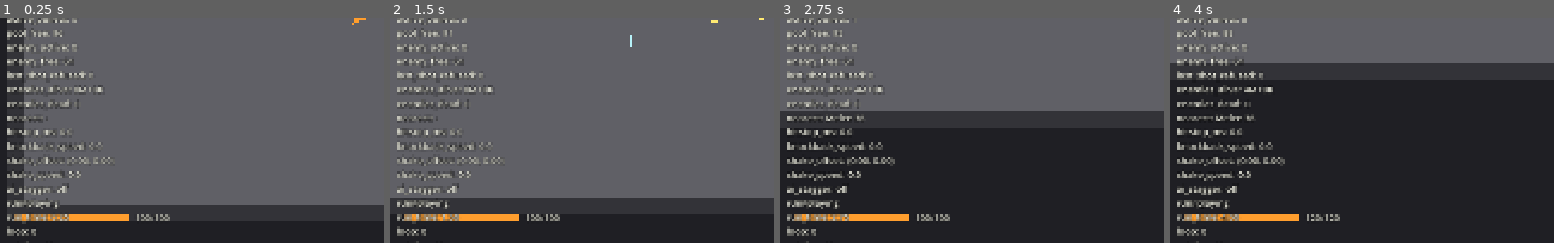
Above: before the commit, frames 1-4 (left to right).
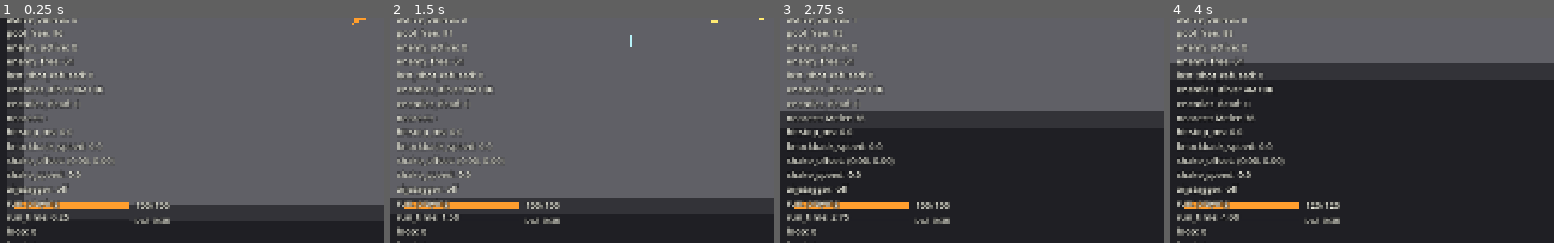
Above: after the commit, the same moments.

Repository: ZhiH2333/WPG
Game: Godot game, scene res://sandbox/combat_sandbox.tscn
The game is run twice, just before and just after one commit, with the same random seed, the same clock (stepped at 60 frames per second) and the same inputs.
Inputs (mouse positions are % of the whole screen's width and height, from its top left):
- Up to frame 1 (0.25 s): no input
- Up to frame 2 (1.5 s): tap Enter at 0.5 s; move the mouse to (75, 45) at 0.52 s; press the mouse at (75, 45) at 0.53 s; hold D (move_right) 0.53-1.28 s; move the mouse to (31, 55) at 1.27 s; release the mouse at (31, 55) at 1.28 s; hold S (move_down) from 1.28 s (still down); click (31, 55) at 1.35 s
- Up to frame 3 (2.75 s): move the mouse to (62, 28) at 2.02 s; release S (move_down) at 2.03 s; hold D (move_right) from 2.03 s (still down); hold 1 (weapon_pistol) from 2.03 s (still down); click (62, 28) at 2.3 s
- Up to frame 4 (4 s): move the mouse to (47, 70) at 2.77 s; release D (move_right) at 2.78 s; release 1 (weapon_pistol) at 2.78 s; hold U (debug_grant_upgrade) 2.78-3.53 s; tap 3 (weapon_rifle) at 2.85 s; click (47, 70) at 3.05 s; move the mouse to (83, 65) at 3.52 s; hold A (move_left) from 3.53 s (still down); hold 2 (weapon_shotgun) from 3.53 s (still down); click (83, 65) at 3.8 s
The pictures show only the part of the screen within x 0-50%, y 50-100%; the shares and areas given below are measured in that part.

The runs differ from the first frame. In frame 1, 2.2% of the frame differs, in the area x 1-45%, y 75-100%; in frame 2, 2.2%; in frame 3, 2.3%; in frame 4, 2.3%.

Commit message:
:sparkles: add xp system

Diff:
--- a/arena/run_session.gd
+++ b/arena/run_session.gd
@@ -1,8 +1,11 @@
 extends Node
 class_name RunSession
 
-## 本局状态：只观察玩家是否死亡。禁止镜像 HP，禁止暂停场景树。P8 后仍 playing，由沙盒再开一轮。
+## 本局状态：只观察玩家是否死亡。禁止镜像 HP，禁止暂停场景树。P8 后仍 playing，由沙盒再开一轮。XP 只活在本节点。
 enum Outcome { PLAYING, DEAD, CLEARED }
+
+const XP_BASE: int = 30
+const XP_PER_LEVEL: int = 15
 
 var _player: Player
 var _encounter: EncounterPhrases
@@ -12,6 +15,9 @@
 var _owned_ids: PackedStringArray = PackedStringArray()
 var _rng: RandomNumberGenerator = RandomNumberGenerator.new()
 var _loop_index: int = 0
+var _level: int = 1
+var _xp: int = 0
+var _pending_level: int = 0
 
 func bind_player(player: Player) -> void:
 	_player = player
@@ -57,11 +63,46 @@
 func get_loop_index() -> int:
 	return _loop_index
 
+func add_xp(amount: int) -> void:
+	if amount <= 0:
+		return
+	_xp += amount
+	var need: int = get_xp_to_next()
+	while _xp >= need:
+		_xp -= need
+		_level += 1
+		_pending_level += 1
+		need = get_xp_to_next()
+
+func get_level() -> int:
+	return _level
+
+func get_xp() -> int:
+	return _xp
+
+func get_xp_to_next() -> int:
+	return XP_BASE + (_level - 1) * XP_PER_LEVEL
+
+func get_pending_level_count() -> int:
+	return _pending_level
+
+func has_pending_level() -> bool:
+	return _pending_level > 0
+
+func consume_pending_level() -> bool:
+	if _pending_level <= 0:
+		return false
+	_pending_level -= 1
+	return true
+
 func restart() -> void:
 	_outcome = Outcome.PLAYING
 	_elapsed_sec = 0.0
 	_owned_ids.clear()
 	_loop_index = 0
+	_level = 1
+	_xp = 0
+	_pending_level = 0
 	_rng.randomize()
 
 func tick(delta: float) -> void:
@@ -70,6 +111,7 @@
 	_elapsed_sec += delta
 	if _player != null and _player.is_defeated():
 		_outcome = Outcome.DEAD
+		_pending_level = 0
 
 func get_outcome() -> Outcome:
 	return _outcome
--- a/debug/debug_overlay.gd
+++ b/debug/debug_overlay.gd
@@ -86,7 +86,7 @@
 	var fps: int = Engine.get_frames_per_second()
 	var velocity: Vector2 = _read_velocity()
 	var weapon: Weapon = _read_weapon()
-	return "weapon: %s\nmove_vector: %s\naim_vector: %s\nfire_h …(414 unchanged characters)…  %s\nrun: %s\nrun_time: %.2f\nloop: %d\ncatalog: %d\nupgrades: %d\ngrant: U\nlas …(144 unchanged characters)…
+	return "weapon: %s\nmove_vector: %s\naim_vector: %s\nfire_h …(414 unchanged characters)…  %s\nrun: %s\nrun_time: %.2f\nloop: %d\nlevel: %d\nxp: %d/%d\npending_lv: %d\ncatalog: %d\nupgrades: %d\ngrant: U\nlas …(144 unchanged characters)…
 		_read_weapon_name(weapon),
 		_format_vector(_player_input.move_vector),
 		_format_vector(_player_input.aim_vector),
@@ -118,6 +118,10 @@
 		_read_run_label(),
 		_read_run_time(),
 		_read_loop_index(),
+		_read_level(),
+		_read_xp(),
+		_read_xp_to_next(),
+		_read_pending_level(),
 		_read_catalog_count(),
 		_read_owned_upgrades(),
 		_last_grant_id,
@@ -220,6 +224,26 @@
 	if _run_session == null:
 		return 0
 	return _run_session.get_loop_index()
+
+func _read_level() -> int:
+	if _run_session == null:
+		return 1
+	return _run_session.get_level()
+
+func _read_xp() -> int:
+	if _run_session == null:
+		return 0
+	return _run_session.get_xp()
+
+func _read_xp_to_next() -> int:
+	if _run_session == null:
+		return 30
+	return _run_session.get_xp_to_next()
+
+func _read_pending_level() -> int:
+	if _run_session == null:
+		return 0
+	return _run_session.get_pending_level_count()
 
 func _read_catalog_count() -> int:
 	if _run_session == null:
--- a/enemies/enemy_base.gd
+++ b/enemies/enemy_base.gd
@@ -3,6 +3,7 @@
 
 ## 廉价 seek 移动 + 受击链（闪白 / 击退 / squash / 局部 hitstop / 死亡塌缩）。
 ## 禁止 NavigationAgent、每帧 group 扫描、queue_redraw、Engine.time_scale。
+signal defeated
 const DAMAGE_NUMBER_SCENE: PackedScene = preload("res://combat/damage_number.tscn")
 const FLASH_DURATION_SEC: float = 0.1
 const DEAD_COLOR: Color = Color(0.42, 0.42, 0.44, 1)
@@ -83,6 +84,9 @@
 
 func get_kind_name() -> String:
 	return "Enemy"
+
+func get_xp_reward() -> int:
+	return 0
 
 func hold_in_reserve() -> void:
 	_in_reserve = true
@@ -249,6 +253,7 @@
 	_visual.modulate = Color.WHITE
 	_hit_reaction.begin_death(true)
 	_on_defeated()
+	defeated.emit()
 
 func _on_defeated() -> void:
 	pass
--- a/enemies/melee_enemy.gd
+++ b/enemies/melee_enemy.gd
@@ -15,6 +15,9 @@
 
 func get_kind_name() -> String:
 	return "Melee"
+
+func get_xp_reward() -> int:
+	return 10
 
 func _bind_contact_area() -> void:
 	_contact_area.collision_layer = GameCollisionLayers.MASK_NONE
--- a/enemies/ranged_enemy.gd
+++ b/enemies/ranged_enemy.gd
@@ -27,6 +27,9 @@
 
 func get_kind_name() -> String:
 	return "Ranged"
+
+func get_xp_reward() -> int:
+	return 12
 
 func _process(delta: float) -> void:
 	super._process(delta)
--- a/sandbox/combat_sandbox.gd
+++ b/sandbox/combat_sandbox.gd
@@ -14,6 +14,7 @@
 ## 只有鼠标在窗口内且窗口有焦点时才藏系统光标，避免出窗后桌面丢指针。
 var _mouse_inside_window: bool = true
 var _enemies: Array[EnemyBase] = []
+var _offer_is_phrase: bool = false
 
 @onready var _walls: Node2D = $Walls
 @onready var _player: Player = $Player
@@ -40,13 +41,15 @@
 	Input.mouse_mode = Input.MOUSE_MODE_VISIBLE
 
 func _process(delta: float) -> void:
-	if _run_session.is_playing() and not _upgrade_offer.is_open() and not _encounter.is_awaiting_offer():
+	if _run_session.is_playing() and not _upgrade_offer.is_open() and not _encounter.is_awaiting_offer() and not _run_session.has_pending_level():
 		_encounter.tick(delta)
 	if _run_session.is_playing() and _encounter.is_awaiting_offer() and not _upgrade_offer.is_open():
 		_open_offer_if_needed()
+	elif _run_session.is_playing() and _run_session.has_pending_level() and not _upgrade_offer.is_open() and not _encounter.is_awaiting_offer() and not _player.is_defeated():
+		_open_level_offer_if_needed()
 	if _upgrade_offer.is_open() and _player.is_defeated():
 		_abort_offer()
-	if _run_session.is_playing() and not _player.is_defeated() and _encounter.is_done():
+	if _run_session.is_playing() and not _player.is_defeated() and _encounter.is_done() and not _upgrade_offer.is_open() and not _run_session.has_pending_level():
 		_loop_phrases()
 	_run_session.tick(delta)
 
@@ -83,6 +86,7 @@
 	_hud.bind_player(_player)
 	_hud.bind_weapon_host(_player.get_weapon_host())
 	_hud.bind_encounter(_encounter)
+	_hud.bind_run_session(_run_session)
 	_run_session.bind_player(_player)
 	_run_session.bind_encounter(_encounter)
 	_run_session.bind_catalog(UPGRADE_CATALOG)
@@ -111,9 +115,19 @@
 		enemy.bind_player(_player)
 		enemy.bind_sfx_pool(_sfx_pool)
 		enemy.bind_player_camera(_player_camera)
+		if not enemy.defeated.is_connected(_on_enemy_defeated):
+			enemy.defeated.connect(_on_enemy_defeated.bind(enemy))
 		var ranged: RangedEnemy = enemy as RangedEnemy
 		if ranged != null:
 			ranged.bind_projectile_pool(_enemy_projectiles)
+
+func _on_enemy_defeated(enemy: EnemyBase) -> void:
+	if not _run_session.is_playing() or _player.is_defeated():
+		return
+	var reward: int = enemy.get_xp_reward()
+	if reward <= 0:
+		return
+	_run_session.add_xp(reward)
 
 func _assert_upgrade_catalog() -> void:
 	if UPGRADE_CATALOG.get_count() != 10:
@@ -158,6 +172,7 @@
 func _open_offer_if_needed() -> void:
 	if not _run_session.is_playing() or _player.is_defeated():
 		return
+	_offer_is_phrase = true
 	var defs: Array[UpgradeDef] = _run_session.draft_offer(3)
 	if defs.is_empty():
 		_encounter.acknowledge_offer()
@@ -165,6 +180,17 @@
 	_upgrade_offer.present(defs)
 	_set_offer_input_lock(true)
 
+func _open_level_offer_if_needed() -> void:
+	if not _run_session.is_playing() or _player.is_defeated():
+		return
+	_offer_is_phrase = false
+	var defs: Array[UpgradeDef] = _run_session.draft_offer(3)
+	if defs.is_empty():
+		_run_session.consume_pending_level()
+		return
+	_upgrade_offer.present(defs)
+	_set_offer_input_lock(true)
+
 func _on_upgrade_picked(upgrade_id: StringName) -> void:
 	if not _upgrade_offer.is_open():
 		return
@@ -175,11 +201,17 @@
 		return
 	_upgrade_applier.apply_owned()
 	_debug_overlay.set_last_grant_id(String(upgrade_id))
+	var was_phrase: bool = _offer_is_phrase
 	_close_offer()
-	_encounter.acknowledge_offer()
+	if was_phrase:
+		_encounter.acknowledge_offer()
+		return
+	_run_session.consume_pending_level()
 
 func _abort_offer() -> void:
 	_close_offer()
+	while _run_session.consume_pending_level():
+		pass
 
 func _close_offer() -> void:
 	_upgrade_offer.close()
--- a/ui/game_theme.tres
+++ b/ui/game_theme.tres
@@ -44,6 +44,9 @@
 border_width_right = 2
 border_width_bottom = 2
 border_color = Color(1, 0.62, 0.18, 1)
+
+[sub_resource type="StyleBoxFlat" id="StyleBoxFlat_xp_fill"]
+bg_color = Color(0.38, 0.72, 0.95, 1)
 
 [resource]
 default_font_size = 18
@@ -91,3 +94,6 @@
 ProgressBarLow/base_type = &"ProgressBar"
 ProgressBarLow/styles/background = SubResource("StyleBoxFlat_hp_bg")
 ProgressBarLow/styles/fill = SubResource("StyleBoxFlat_hp_fill_low")
+ProgressBarXp/base_type = &"ProgressBar"
+ProgressBarXp/styles/background = SubResource("StyleBoxFlat_hp_bg")
+ProgressBarXp/styles/fill = SubResource("StyleBoxFlat_xp_fill")
--- a/ui/hud.gd
+++ b/ui/hud.gd
@@ -1,7 +1,7 @@
 extends CanvasLayer
 class_name Hud
 
-## 最小战斗 HUD：左下 HP+武器，顶中句读。只读 getter，禁止自管一份 HP。
+## 最小战斗 HUD：左下 HP+武器+XP，顶中句读。只读 getter，禁止自管一份 HP。
 const HP_LOW_THRESHOLD: int = 20
 const FILL_STYLE_NORMAL: StringName = &""
 const FILL_STYLE_LOW: StringName = &"ProgressBarLow"
@@ -9,10 +9,13 @@
 var _player: Player
 var _weapon_host: WeaponHost
 var _encounter: EncounterPhrases
+var _run_session: RunSession
 var _hp_is_low: bool = false
 
 @onready var _hp_bar: ProgressBar = $Root/BottomLeft/HpRow/HpBar
 @onready var _hp_label: Label = $Root/BottomLeft/HpRow/HpLabel
+@onready var _xp_bar: ProgressBar = $Root/BottomLeft/XpRow/XpBar
+@onready var _xp_label: Label = $Root/BottomLeft/XpRow/XpLabel
 @onready var _weapon_label: Label = $Root/BottomLeft/WeaponLabel
 @onready var _phrase_label: Label = $Root/PhraseLabel
 
@@ -25,8 +28,12 @@
 func bind_encounter(encounter: EncounterPhrases) -> void:
 	_encounter = encounter
 
+func bind_run_session(session: RunSession) -> void:
+	_run_session = session
+
 func _process(_delta: float) -> void:
 	_refresh_hp()
+	_refresh_xp()
 	_refresh_weapon()
 	_refresh_phrase()
 
@@ -41,6 +48,18 @@
 	_hp_bar.value = float(hp)
 	_hp_label.text = "%d/%d" % [hp, max_hp]
 	_apply_hp_fill(hp)
+
+func _refresh_xp() -> void:
+	var level: int = 1
+	var xp: int = 0
+	var need: int = 30
+	if _run_session != null:
+		level = _run_session.get_level()
+		xp = _run_session.get_xp()
+		need = _run_session.get_xp_to_next()
+	_xp_bar.max_value = float(need)
+	_xp_bar.value = float(xp)
+	_xp_label.text = "Lv.%d  %d/%d" % [level, xp, need]
 
 func _apply_hp_fill(hp: int) -> void:
 	var is_low: bool = hp <= HP_LOW_THRESHOLD
--- a/ui/hud.tscn
+++ b/ui/hud.tscn
@@ -25,7 +25,7 @@
 anchor_right = 0.0
 anchor_bottom = 1.0
 offset_left = 32.0
-offset_top = -110.0
+offset_top = -140.0
 offset_right = 432.0
 offset_bottom = -32.0
 grow_horizontal = 1
@@ -59,6 +59,27 @@
 theme_type_variation = &"HudHp"
 text = "100/100"
 
+[node name="XpRow" type="HBoxContainer" parent="Root/BottomLeft"]
+layout_mode = 2
+mouse_filter = 2
+theme_override_constants/separation = 12
+
+[node name="XpBar" type="ProgressBar" parent="Root/BottomLeft/XpRow"]
+custom_minimum_size = Vector2(280, 10)
+layout_mode = 2
+size_flags_vertical = 4
+mouse_filter = 2
+theme_type_variation = &"ProgressBarXp"
+max_value = 30.0
+value = 0.0
+show_percentage = false
+
+[node name="XpLabel" type="Label" parent="Root/BottomLeft/XpRow"]
+layout_mode = 2
+mouse_filter = 2
+theme_type_variation = &"HudWeapon"
+text = "Lv.1  0/30"
+
 [node name="PhraseLabel" type="Label" parent="Root"]
 layout_mode = 1
 anchors_preset = 5
Not shown: 1 places in ui/game_theme.tres that only renumber resources
Not shown, changed: README.md
